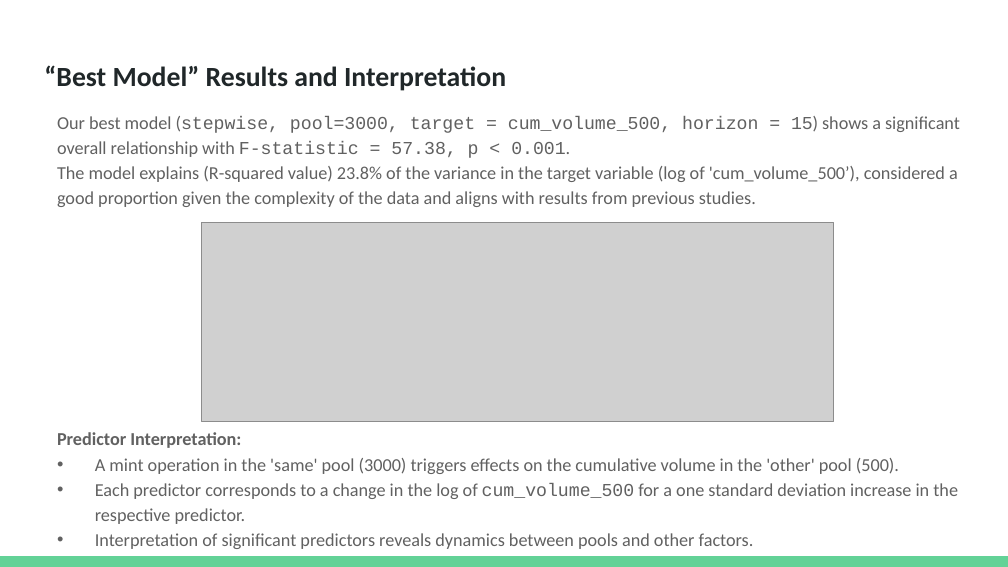
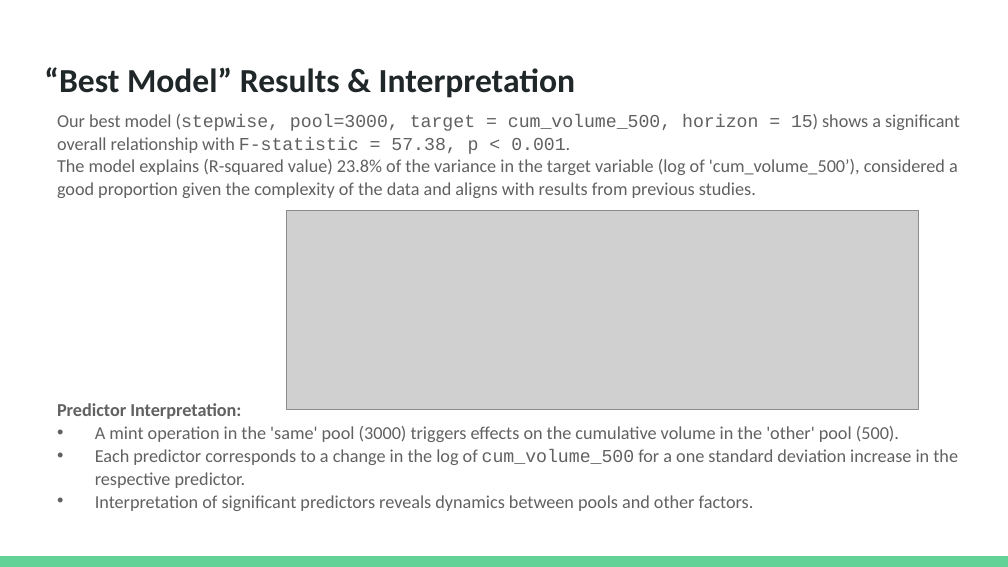
Before and after one commit to datagero/defi-liquidity-events-effect, a slide deck: slide 14 of Final Presentation Slides/Team 111 Presentation Slides.pptx (slide 15 before the commit). Drawn at 1008x567 pixels with LibreOffice and Linux fonts; fonts in the diff are those of the drawing; grey boxes stand for pictures. Boxes give left, top, right and bottom in pixels: in the first picture for what was removed or moved away, otherwise in the second. Text is boxed around its words. In the diff, an @@ line names an element or a change of style, - is before the commit and + after.

```diff
--- a/Final Presentation Slides/Team 111 Presentation Slides.pptx
+++ b/Final Presentation Slides/Team 111 Presentation Slides.pptx
@@ title at [44, 67, 575, 98]: text changed; size 19.8 to 24 pt @@
-“Best Model” Results and Interpretation
+“Best Model” Results & Interpretation
@@ text "Our best model (stepwise, pool=3000, ..." at [57, 114, 960, 511]: line spacing 1.15 to 1.05 @@
@@ picture: place and size @@
-picture at [202, 222, 834, 421]
+picture at [286, 210, 918, 409]
```
Also in this commit, not shown: 14 other slides changed, 1 slide removed, 3 other files.
